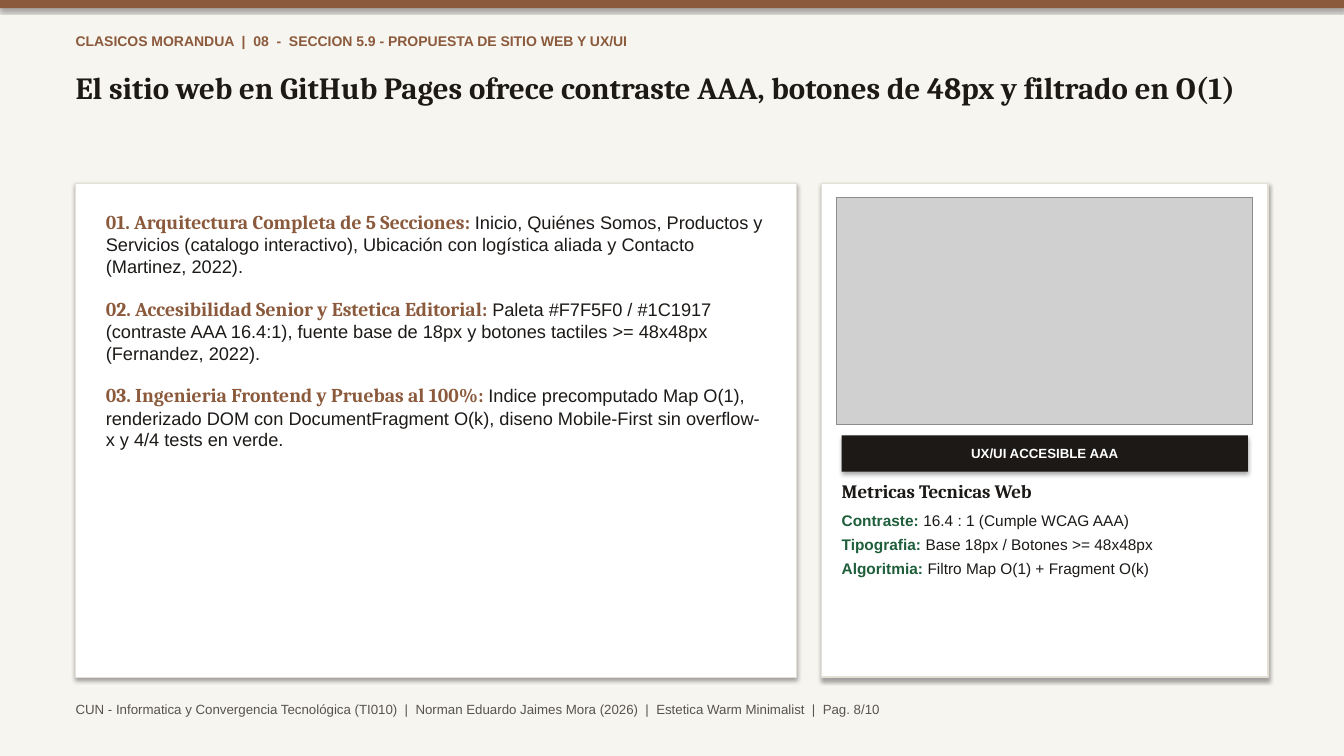
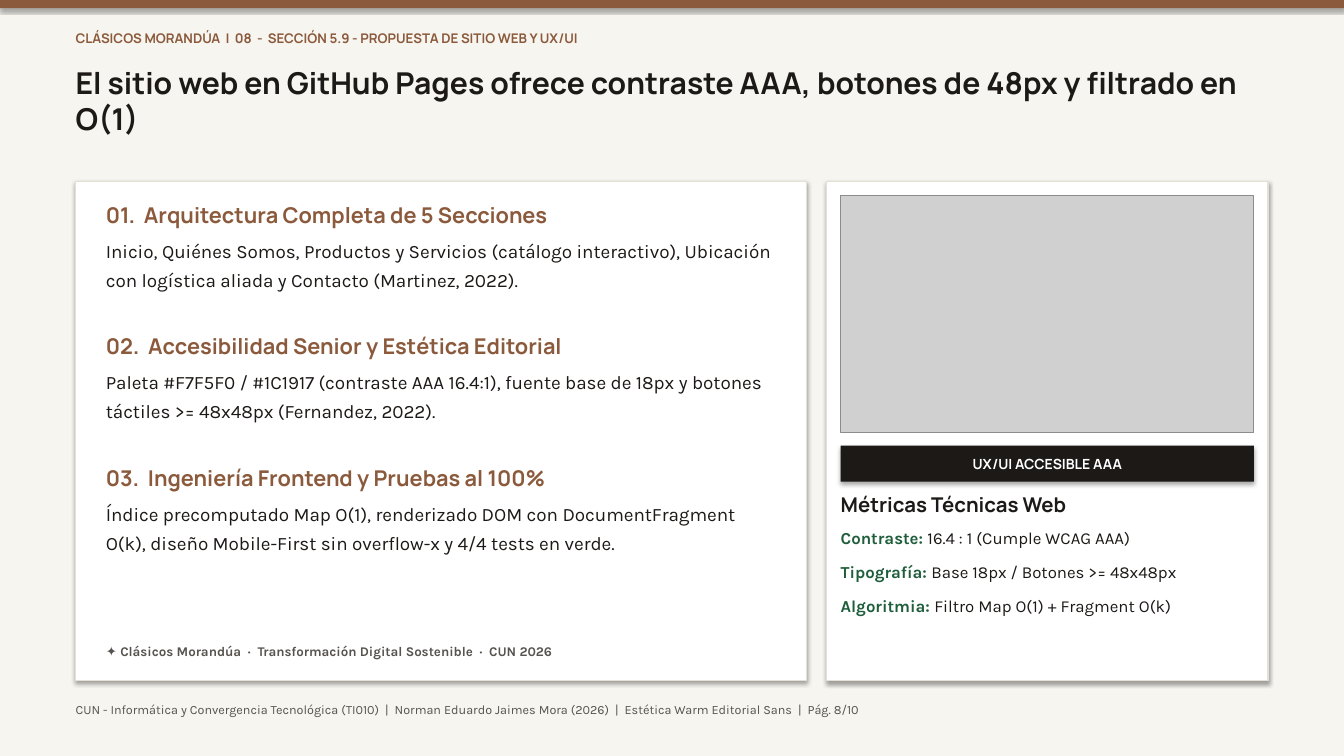
Before and after one commit to TheNormanJames/CUN-Informatica-y-convergencia, a slide deck: slide 8 of docs/ProyectoFinal_Norman_Jaimes.pptx. Drawn at 1344x756 pixels with LibreOffice and Linux fonts; fonts in the diff are those of the drawing; grey boxes stand for pictures. Boxes give left, top, right and bottom in pixels: in the first picture for what was removed or moved away, otherwise in the second. Text is boxed around its words. In the diff, an @@ line names an element or a change of style, - is before the commit and + after.

Commit message:
feat(design-system): enforce sans-serif Outfit/Plus Jakarta Sans, fix slide spacings and proportional image cropping

```diff
--- a/docs/ProyectoFinal_Norman_Jaimes.pptx
+++ b/docs/ProyectoFinal_Norman_Jaimes.pptx
@@ text at (x1=76, y1=30, x2=578, y2=43): text changed; size 10 to 9.5 pt; font Arial to Manrope @@
-CLASICOS MORANDUA | 08 - SECCION 5.9 - PROPUESTA DE SITIO WEB Y UX/UI
+CLÁSICOS MORANDÚA | 08 - SECCIÓN 5.9 - PROPUESTA DE SITIO WEB Y UX/UI
@@ text "El sitio web en GitHub ..." at (x1=76, y1=72, x2=1236, y2=135): size 22 to 21.5 pt, font Cambria to Manrope @@
@@ rectangle resized from (x1=76, y1=184, x2=797, y2=678) to (x1=76, y1=181, x2=807, y2=681) @@
@@ text at (x1=106, y1=207, x2=771, y2=555): text changed; size 13 to 13.5 pt; font Arial to Karla @@
-01. Arquitectura Completa de 5 Secciones: Inicio, Quiénes Somos, Productos y Servicios (catalogo interactivo), Ubicación con logística aliada y Contacto (Martinez, 2022).
-02. Accesibilidad Senior y Estetica Editorial: Paleta #F7F5F0 / #1C1917 (contraste AAA 16.4:1), fuente base de 18px y botones tactiles >= 48x48px (Fernandez, 2022).
-03. Ingenieria Frontend y Pruebas al 100%: Indice precomputado Map O(1), renderizado DOM con DocumentFragment O(k), diseno Mobile-First sin overflow-x y 4/4 tests en verde.
+01. Arquitectura Completa de 5 Secciones
+Inicio, Quiénes Somos, Productos y Servicios (catálogo interactivo), Ubicación con logística aliada y Contacto (Martinez, 2022).
+02. Accesibilidad Senior y Estética Editorial
+Paleta #F7F5F0 / #1C1917 (contraste AAA 16.4:1), fuente base de 18px y botones táctiles >= 48x48px (Fernandez, 2022).
+03. Ingeniería Frontend y Pruebas al 100%
+Índice precomputado Map O(1), renderizado DOM con DocumentFragment O(k), diseño Mobile-First sin overflow-x y 4/4 tests en verde.
@@ rectangle resized from (x1=822, y1=184, x2=1268, y2=678) to (x1=827, y1=181, x2=1268, y2=681) @@
@@ picture resized from (x1=837, y1=198, x2=1253, y2=424) to (x1=841, y1=196, x2=1254, y2=433) @@
@@ rectangle "UX/UI ACCESIBLE AAA" resized from (x1=842, y1=436, x2=1248, y2=472) to (x1=841, y1=446, x2=1254, y2=482) @@
@@ rectangle "UX/UI ACCESIBLE AAA" at (x1=841, y1=446, x2=1254, y2=482): size 9.5 to 10 pt, font Arial to Manrope @@
@@ text at (x1=841, y1=495, x2=1066, y2=513): text changed; size 13.5 to 14.5 pt; font Cambria to Manrope @@
-Metricas Tecnicas Web
+Métricas Técnicas Web
@@ text "Métricas Técnicas Web" moved from (x1=842, y1=485, x2=1152, y2=577) to (x1=841, y1=495, x2=1176, y2=617) @@
@@ text at (x1=841, y1=532, x2=1171, y2=617): size 11 to 12 pt, font Arial to Karla in "Contraste: 16.4 : 1 (Cumple WCAG AAA)", "Algoritmia: Filtro Map O(1) + Fragment O(k)"; more space between paragraphs @@
@@ text at (x1=841, y1=565, x2=1176, y2=583): text changed; size 11 to 12 pt; font Arial to Karla @@
-Tipografia: Base 18px / Botones >= 48x48px
+Tipografía: Base 18px / Botones >= 48x48px
@@ text added at (x1=120, y1=645, x2=553, y2=660), 9.5 pt, text #57534E, bold @@
+✦ Clásicos Morandúa · Transformación Digital Sostenible · CUN 2026
@@ text at (x1=76, y1=704, x2=859, y2=717): text changed; size 9.5 to 9 pt; font Arial to Karla @@
-CUN - Informatica y Convergencia Tecnológica (TI010) | Norman Eduardo Jaimes Mora (2026) | Estetica Warm Minimalist | Pag. 8/10
+CUN - Informática y Convergencia Tecnológica (TI010) | Norman Eduardo Jaimes Mora (2026) | Estética Warm Editorial Sans | Pág. 8/10
```
Also in this commit, not shown: 9 other slides changed, 7 other files.
